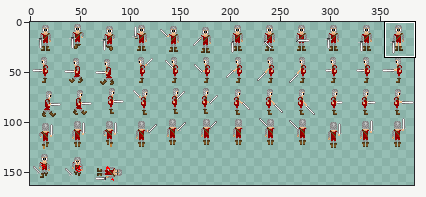
Two states of a sprite sheet, Demo/content/spritesheets/militia2.png. Above, an overview of the earlier version with the close-up marked.
Close-up. First the earlier version:
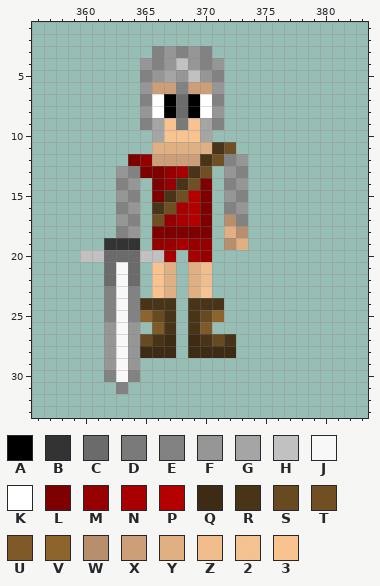
The file is 384x224 pixels. Pixels under 10% opacity are left out. Colours within 5 levels of each other are drawn and written as one. Shown: x 356..383, y 1..33. The wide view leaves out empty margins. The commit also changed other parts of the picture, which this record leaves out.
Palette (. is transparent): A #000000  B #333333  C #6b6b6b  D #7a7a7a  E #828282  F #969696  G #a5a5a5  H #c1c1c1  J #f8f8f8  K #ffffff  L #7f0000  M #960000  N #a80000  P #b50000  Q #3d2b13  R #493417  S #684a21  T #704f23  U #7f5928  V #8e642d  W #b78f6c  X #cc9f78  Y #e0af82  Z #f2bd8c  2 #f9c390f4  3 #f9c390
Pixels before, first column x 360:
 3 ......EFEFE...
 4 .....FEFHFEF..
 5 .....EFGFHFE..
 6 .....FXXEXXF..
 7 .....EKACAKE..
 8 .....FKACAKF..
 9 .....EG3D3GE..
10 ......G333G...
11 ......YYYYYRT.
12 ....LMXXXXRTEF
13 ...FELLMNRT.FE
14 ...EF.LMRTL.EF
15 ...FE.LRTPL.FE
16 ...EF.RTNPL.EF
17 ...FE.TMNPL.WE
18 ...EF.LLLLL.YW
19 ..BBB.MMNMM.WY
20 HHCCCHHN.NM...
21 ..CJC.3Y.YZ...
22 ..CJC.3Y.YZ...
23 ..EJE.3Y.Y2...
24 ..EJERRR.RRR..
25 ..EJEVSR.RSV..
26 ..FJF.UR.RU...
27 ..FJFSRQ.QRSR.
28 ..FJFQQQ.QQQQ.
29 ..FJF.........
30 ..EJE.........
31 ...E..........
Once edited:
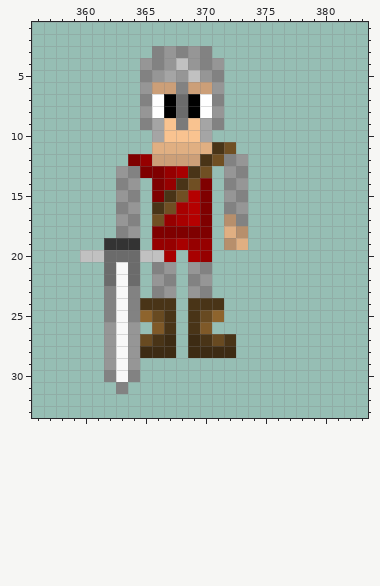
Edits made:
The edit turns colour 2 into colour E in row 23 at x 370.
The edit turns colour 3 into colour E in row 21 at x 366; in row 23 at x 366.
The edit turns colour Y into colour E in row 22 at x 367 and 369.
The edit turns colour Z into colour E in row 21 at x 370.
The edit turns colour 3 into colour F in row 22 at x 366.
The edit turns colour Y into colour F in row 21 at x 367 and 369; in row 23 at x 367 and 369.
The edit turns colour Z into colour F in row 22 at x 370.
Changed places in both close-ups, as pixel boxes (x1, y1, x2, y2):
changed: (152, 262, 212, 298)
